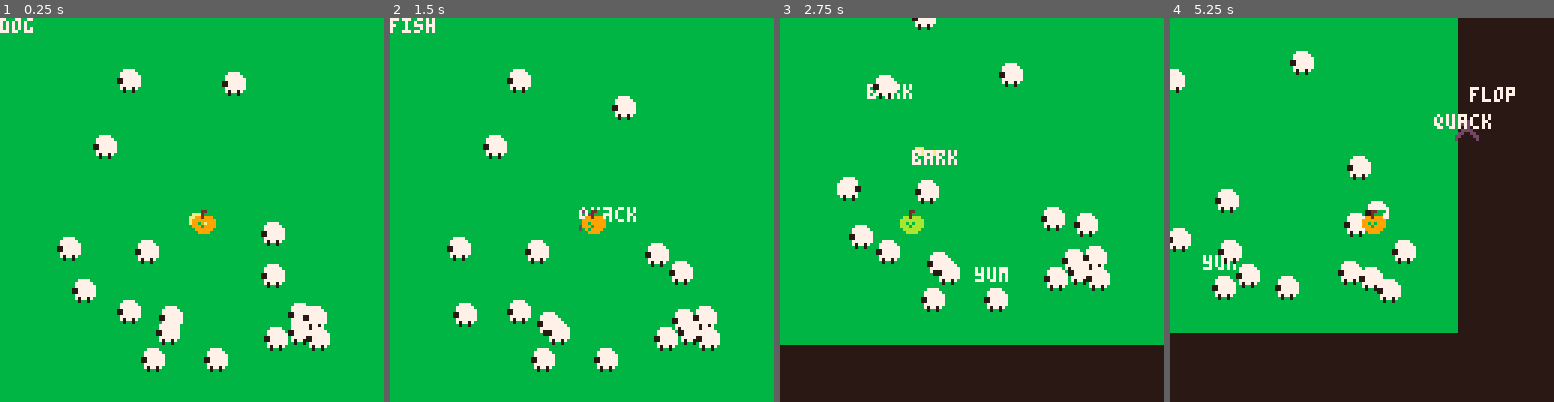
Above: before the commit, frames 1-4 (left to right).
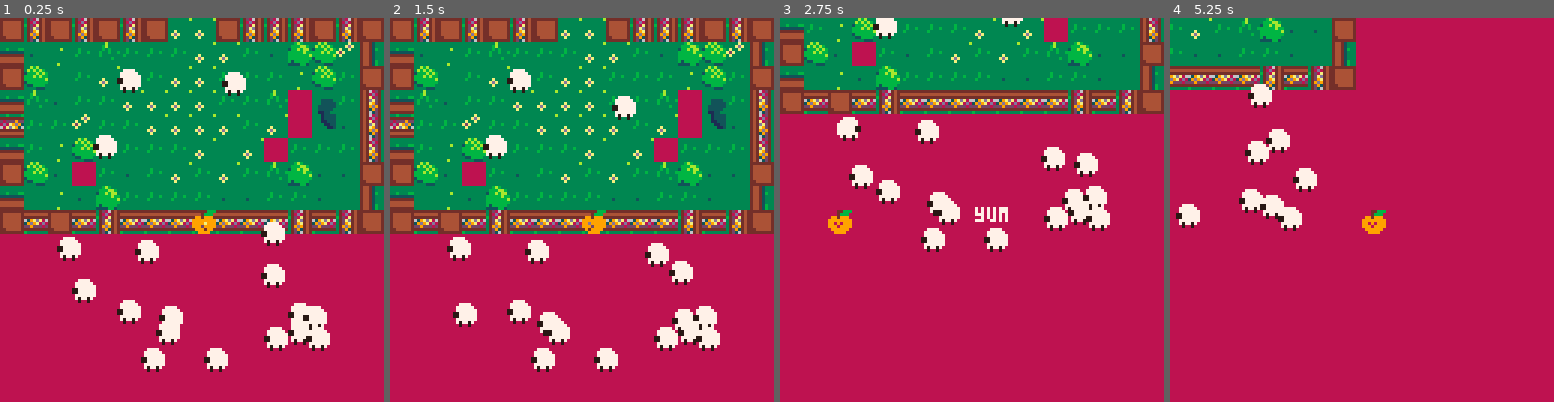
Above: after the commit, the same moments.

Repository: kitasuna/sheepdoggin
Game: PICO-8 cartridge sheepdoggin.p8
Two runs of this game, one before a commit and one after it. Both use one fixed random seed, a clock stepped at 60 frames per second and the inputs below.
Inputs:
- Up to frame 1 (0.25 s): no input
- Up to frame 2 (1.5 s): tap O (Z key) at 0.33, 0.7, 1.43 s; tap X (X key) at 1.07 s
- Up to frame 3 (2.75 s): hold Left 1.97-2.37 s; tap X (X key) at 2.07, 2.4, 2.73 s; tap O (Z key) at 2.22 s; hold Down from 2.42 s (still down)
- Up to frame 4 (5.25 s): release Down at 2.82 s; hold Right 2.87-3.53 s; tap X (X key) every 0.33 s from 3.07 to 5.07 s; tap O (Z key) at 3.1, 3.98, 4.87 s; hold Up 3.58-4.08 s; hold Right 4.13-4.53 s; hold Down 4.58-5.08 s; hold Left from 5.13 s (still down)

The runs differ from the first frame. In frame 1, 92% of the frame differs, in the area x 0-100%, y 0-100%; in frame 2, 92%; in frame 3, 98%; in frame 4, 99%.

Commit message:
add title framework

Diff:
--- a/_game.lua
+++ b/_game.lua
@@ -1,6 +1,8 @@
 function update_game(dt)
   player:update()
   sheep_mgr:update(dt)
+  _camera_update()
+  _update_animation()
   local stuff =
   physics:resolve(merge(sheep_mgr.sheep, {player}))
 end
@@ -10,6 +12,8 @@
 
   rectfill(0,0,128,128,7)
   player:draw()
+  _camera_draw()
+  _draw_animation()
   palt(0,false)
   sheep_mgr:draw()
   palt(0,true)
--- a/_title.lua
+++ b/_title.lua
@@ -1,5 +1,12 @@
 function update_title(dt)
+    if btn(4) or btn(5) then
+        __update = update_game
+        __draw = draw_game
+    end
 end
 
 function draw_title(dt)
+    cls()
+    print("sheepdoggin'!", 37, 37, 3)
+    print("start", 50, 80, 3)
 end
--- a/sheepdoggin.p8
+++ b/sheepdoggin.p8
@@ -31,6 +31,8 @@
   sheep_mgr:spawn()
   physics = Physics:new()
 
+  --__update = update_title
+  --__draw = draw_title
   __update = update_game
   __draw = draw_game
   _camera_init()
